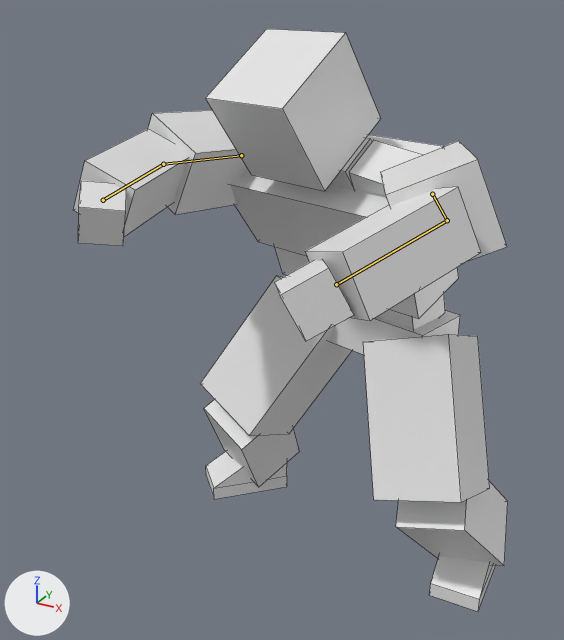
The FBX model Assets/Resources/Models/RedCometStuff/RedComet.fbx as it was, and as the next commit left it.
The view is the same before and after, from a 50 mm camera at (6.7, -16.37, 13.87) aimed at (-0.61, -3.08, 7.22). Arrows for +X, +Y and +Z are at lower left; the lights stay in place. Both versions are drawn at frame 1 of the action 'Armature|GrabConnect'; the numbers are the values there. The bones that change are drawn over the model as lines. Mesh edges are drawn as thin lines.

Objects in the first picture: 'Bicep.L', 'Bicep.R', 'Calf.L', 'Calf.R', 'Chest', 'Forearm.L', 'Forearm.R', 'Hand.L', 'Hand.R', 'Head', 'Thigh.L', 'Thigh.R'.
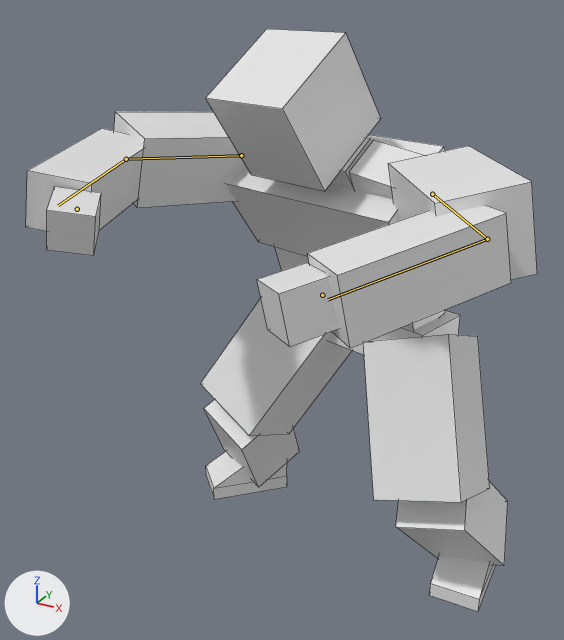
What the commit changed:
Bone 'Bicep.L' (bone_bicep_l) turns from (37, 5, -44) to (30, -10, -42) degrees about its own x, y and z.
Bone 'Bicep.L' (bone_bicep_l) is rescaled from (1.0, 1.0, 1.0) to (1.0, 1.25, 1.0).
Bone 'Forearm.L' (bone_forearm_l) turns from (0, 0, -55) to (0, 0, -75) degrees about its own x, y and z.
Bone 'Forearm.L' (bone_forearm_l) is rescaled from (1.0, 1.0, 1.0) to (0.82, 1.23, 1.0).
Bone 'Bicep.R' (bone_bicep_r) turns from (45, -29, 73) to (43, -13, 71) degrees about its own x, y and z.
Bone 'Bicep.R' (bone_bicep_r) is rescaled from (1.0, 1.0, 1.0) to (1.0, 1.25, 1.0).
Bone 'Forearm.R' (bone_forearm_r) turns from (0, 0, 23) to (0, 0, 49) degrees about its own x, y and z.
Bone 'Forearm.R' (bone_forearm_r) is rescaled from (1.0, 1.0, 1.0) to (0.89, 1.14, 1.0).
Bone 'WristLeft.L' (bone_wristleft_l) moves from (-4.94, -6.46, -2.4) to (-4.94, -6.93, -2.4).
Bone 'WristLeft.L' (bone_wristleft_l) turns from (8, 27, -141) to (5, 10, -127) degrees about its own x, y and z.
Bone 'WristLeft.R' (bone_wristleft_r) moves from (4.08, -5.55, -1.99) to (4.08, -6.25, -1.99).
Bone 'WristLeft.R' (bone_wristleft_r) turns from (8, -22, 127) to (10, -15, 122) degrees about its own x, y and z.

What differs and where, as boxes (x1, y1, x2, y2) in the pictures (564 x 640 px):
'Forearm.L', posed (16% wider, 7% taller): before (305, 187, 481, 321); after (307, 205, 511, 348)
'Bicep.L', posed (18% wider, 11% taller): before (381, 141, 507, 262); after (388, 146, 537, 280)
'Forearm.R', posed: before (73, 129, 188, 236); after (26, 128, 144, 231)
'Bicep.R', posed: before (148, 110, 248, 214); after (114, 112, 246, 208)
'Hand.L', posed: before (275, 261, 354, 341); after (257, 263, 338, 347)
'Hand.R', posed (12% wider, 6% taller): before (78, 181, 126, 246); after (47, 187, 101, 256)
'Ribs', unchanged, covered by the edit: before (275, 247, 458, 319); after (275, 247, 309, 271)
bone 'Bicep.L', root to tip: before (432, 194) to (447, 220); after (432, 194) to (487, 239)
bone 'Forearm.L', root to tip: before (447, 220) to (336, 284); after (487, 239) to (328, 299)
bone 'Bicep.R', root to tip: before (241, 155) to (163, 164); after (241, 155) to (126, 159)
bone 'Forearm.R', root to tip: before (163, 164) to (103, 200); after (126, 159) to (58, 205)
bone 'WristLeft.L', root to tip: before (336, 284) to (336, 285); after (322, 295) to (323, 295)
bone 'WristLeft.R', root to tip: before (103, 200) to (102, 200); after (77, 209) to (76, 209)
